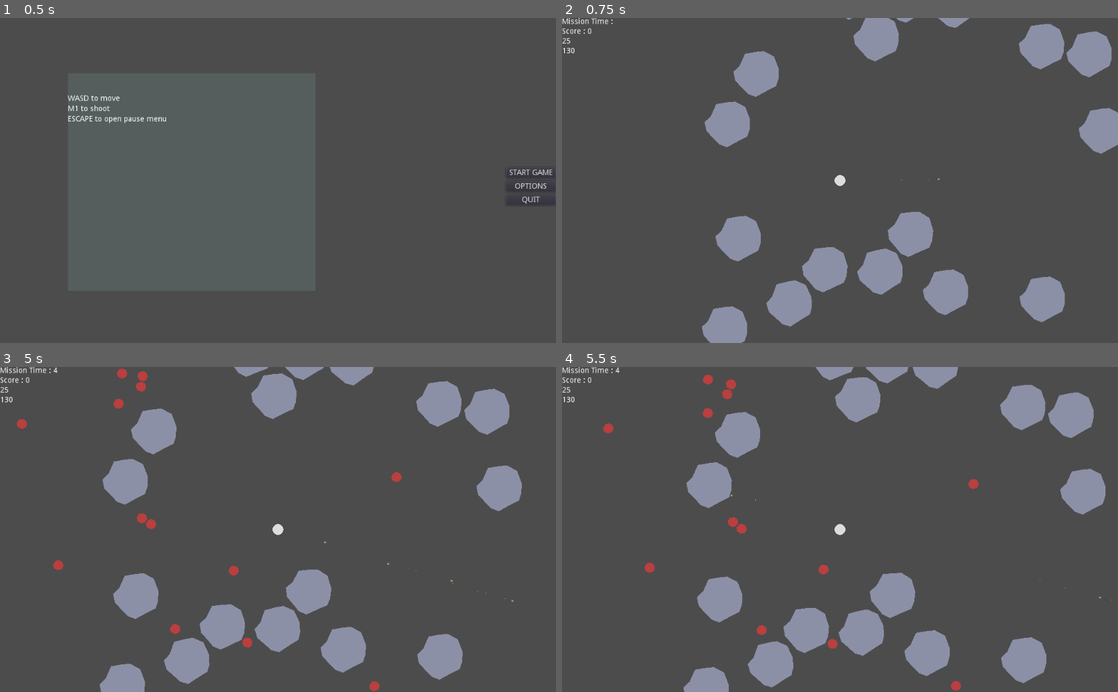
Above: before the commit, frames 1-4 (two rows, left to right).
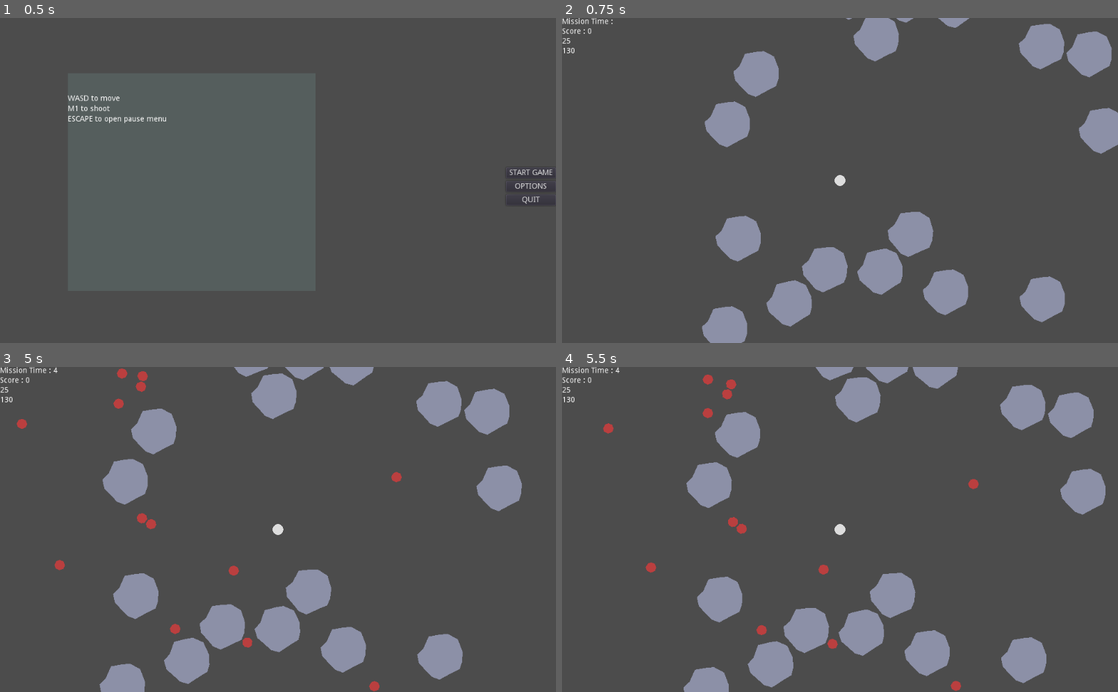
Above: after the commit, the same moments.

Repository: JeanShark-dev/godot-rock-survival
Game: Godot game, scene res://Main.tscn
Same seed, same stepped clock (60 frames per second), same inputs: the game is played once before the commit and once after it.
Inputs (mouse positions are in pixels of both pictures, inside the frame that each line leads up to):
- Up to frame 1 (0.5 s): no input
- Up to frame 2 (0.75 s): click "START GAME" at 0.5 s
- Up to frame 3 (5 s): tap Enter at 1.25 s; move the mouse to (400, 513) at 1.27 s; press the mouse at (400, 513) at 1.28 s; hold D (gp_right) 1.28-2.03 s; move the mouse to (166, 545) at 2.02 s; release the mouse at (166, 545) at 2.03 s; hold S (gp_down) 2.03-2.78 s; click (166, 545) at 2.1 s; move the mouse to (333, 458) at 2.77 s; press the mouse at (333, 458) at 2.78 s; hold D (gp_right) 2.78-3.53 s; move the mouse to (250, 594) at 3.52 s; release the mouse at (250, 594) at 3.53 s; hold W (gp_up) 3.53-4.28 s; click (250, 594) at 3.6 s; move the mouse to (444, 578) at 4.27 s; press the mouse at (444, 578) at 4.28 s; hold A (gp_left) from 4.28 s (still down)
- Up to frame 4 (5.5 s): keep holding A (gp_left); move the mouse to (673, 480) at 5.02 s; release the mouse at (673, 480) at 5.03 s; click (673, 480) at 5.1 s

Frame 1 is identical in both runs. In frame 2, less than 0.1% of the frame differs, in the area x 61-68%, y 49-50%; in frame 3, less than 0.1%, in the area x 9-94%, y 30-85%; in frame 4, less than 0.1%.
Error after the commit: Attempt to call function 'get_child' in base 'null instance' on a null instance. (res://PlayerContainer.gd:9)

Commit message:
started work on weapon framework

Diff:
--- /dev/null
+++ b/DefaultProjectile.gd
@@ -0,0 +1,5 @@
+extends RigidBody2D
+
+
+func Shoot():
+	pass
--- /dev/null
+++ b/DefaultProjectile.tscn
@@ -0,0 +1,12 @@
+[gd_scene load_steps=3 format=2]
+
+[ext_resource path="res://DefaultProjectile.gd" type="Script" id=1]
+
+[sub_resource type="CapsuleShape2D" id=1]
+
+[node name="DefaultProjectile" type="RigidBody2D"]
+script = ExtResource( 1 )
+
+[node name="CollisionShape2D" type="CollisionShape2D" parent="."]
+rotation = 1.5708
+shape = SubResource( 1 )
--- a/PlayerContainer.gd
+++ b/PlayerContainer.gd
@@ -6,8 +6,11 @@
 var ap
 var hp
 var recovering = false
+var currentWeapon = $ProjectileContainer.get_child(0)
 signal scoreAdd(scorePlus)
 signal hpUpdate(HPValue, APValue)
+
+
 
 func _ready():
 	$Node2D/GameUI.rect_size = OS.window_size
@@ -20,10 +23,9 @@
 	ap = apMax
 
 func _process(delta):
-	handPosition = get_node("PlayerRBody").position
-	get_node("ProjectileContainer/Gun9mm").set_position(handPosition)
-	if Input.is_action_just_pressed("DEBUG1"):
-		takeDamage(10)
+	currentWeapon.set_position($PlayerRBody.position)
+	if Input.is_action_just_pressed("M1"):
+		currentWeapon.Shoot($PlayerRBody.position, get_global_mouse_position(), 1, $PlayerRBody.get_rid, 100, 1)
 	if recovering == true:
 		armorRecovery(delta)
 
--- a/PlayerContainer.tscn
+++ b/PlayerContainer.tscn
@@ -1,8 +1,8 @@
 [gd_scene load_steps=8 format=2]
 
 [ext_resource path="res://PlayerMovementBase.gd" type="Script" id=1]
-[ext_resource path="res://Gun9mm.gd" type="Script" id=2]
-[ext_resource path="res://9mm.tscn" type="PackedScene" id=3]
+[ext_resource path="res://WeaponBase.tscn" type="PackedScene" id=2]
+[ext_resource path="res://DefaultProjectile.tscn" type="PackedScene" id=3]
 [ext_resource path="res://PlayerContainer.gd" type="Script" id=4]
 [ext_resource path="res://GameUI.tscn" type="PackedScene" id=5]
 
@@ -15,14 +15,8 @@
 
 [node name="ProjectileContainer" type="Node2D" parent="."]
 
-[node name="Gun9mm" type="Node2D" parent="ProjectileContainer"]
-script = ExtResource( 2 )
-Bullet = ExtResource( 3 )
-magSize = 45
-reserveMags = 10
-
-[node name="ReloadTimer" type="Timer" parent="ProjectileContainer/Gun9mm"]
-one_shot = true
+[node name="Weapon" parent="ProjectileContainer" instance=ExtResource( 2 )]
+Projectile = ExtResource( 3 )
 
 [node name="PlayerRBody" type="RigidBody2D" parent="."]
 collision_layer = 3
@@ -71,6 +65,5 @@
 
 [connection signal="hpUpdate" from="." to="Node2D/GameUI" method="_on_PlayerContainer_hpUpdate"]
 [connection signal="scoreAdd" from="." to="Node2D/GameUI" method="_on_PlayerContainer_scoreAdd"]
-[connection signal="timeout" from="ProjectileContainer/Gun9mm/ReloadTimer" to="ProjectileContainer/Gun9mm" method="_on_ReloadTimer_timeout"]
 [connection signal="takingDamage" from="PlayerRBody" to="." method="_on_PlayerRBody_takingDamage"]
 [connection signal="timeout" from="ArmorTimer" to="." method="_on_ArmorTimer_timeout"]
--- /dev/null
+++ b/WeaponBase.gd
@@ -0,0 +1,13 @@
+extends Node2D
+
+
+export (PackedScene) var Projectile
+
+
+
+
+func Shoot(position, target, damageModifier, damageSource, velocity, imprecision):
+	var projectile = Projectile.instance()
+	projectile.position = position
+	projectile.look_at(target)
+	projectile.rotation += rand_range(-imprecision, imprecision)
--- /dev/null
+++ b/WeaponBase.tscn
@@ -0,0 +1,6 @@
+[gd_scene load_steps=2 format=2]
+
+[ext_resource path="res://WeaponBase.gd" type="Script" id=1]
+
+[node name="Weapon" type="Node2D"]
+script = ExtResource( 1 )
